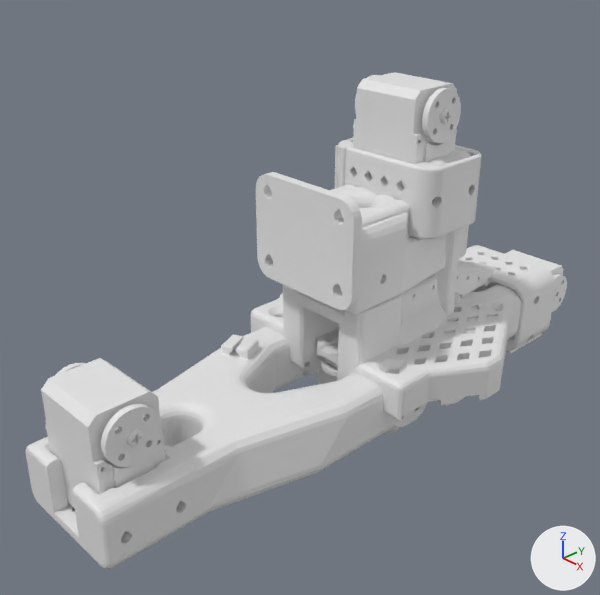
A saved change to the Blender file practica_2/blender/so100_modelo.blend.
Both versions are drawn from a 50 mm lens placed at (0.206, -0.22, 0.177), pointed at (-0.011, -0.015, 0.032). Arrows for +X, +Y and +Z are at lower right; the lights stay in place. The older version comes first.

In view in the first picture: 'Base', 'Fixed_Gripper', 'Lower_Arm', 'Shoulder_Rotation_Pitch', 'Upper_Arm', 'Wrist_Pitch_Roll' and 1 more.
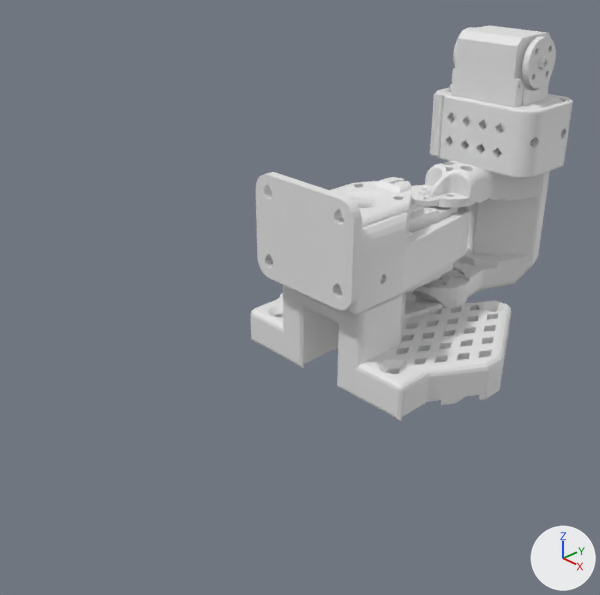
The change in detail:
Object 'Fixed_Gripper' (ob_fixed_gripper) is now hidden.
Object 'Lower_Arm' (ob_lower_arm) is now hidden.
Object 'Shoulder_Rotation_Pitch' (ob_shoulder_rotation_pitch) moves from (0.0, 0.0, 0.0) to (0.0055, 0.0542, 0.0134).
Object 'Upper_Arm' (ob_upper_arm) is now hidden.
Object 'Wrist_Pitch_Roll' (ob_wrist_pitch_roll) is now hidden.

Boxes [x1, y1, x2, y2] around the edits, measured in the pictures (600 x 595 px):
'Upper_Arm', hidden: before [25, 327, 416, 569]
'Shoulder_Rotation_Pitch', moved: before [317, 72, 481, 377]; after [413, 25, 573, 308]
'Lower_Arm', hidden: before [307, 245, 567, 363]
'Fixed_Gripper', hidden: before [318, 260, 497, 433]
'Wrist_Pitch_Roll', hidden (mostly hidden): before [303, 298, 498, 427]
